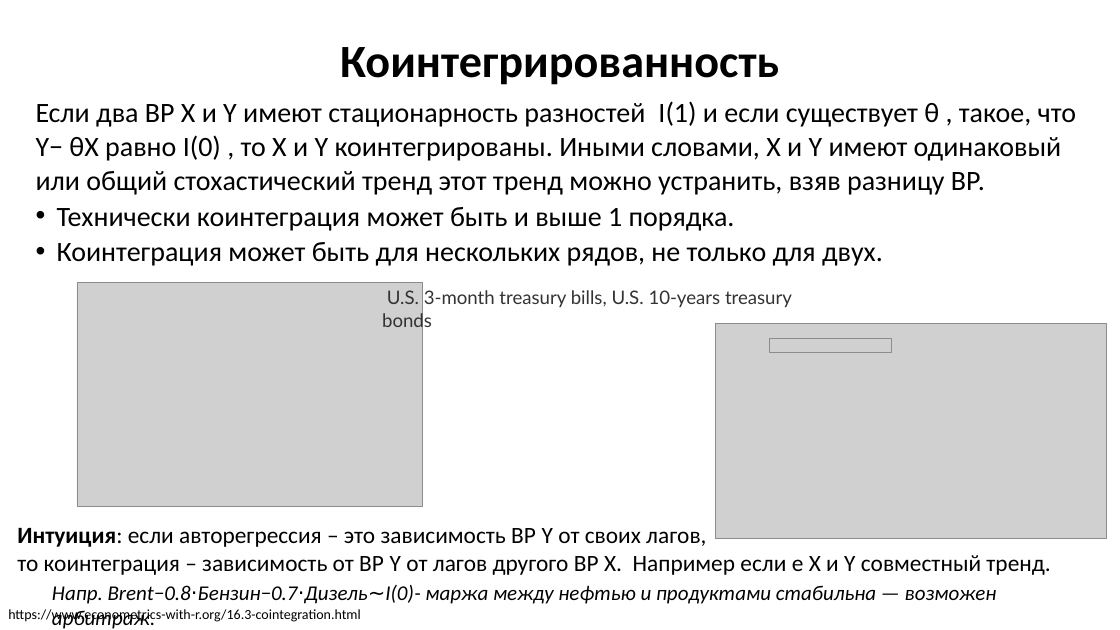
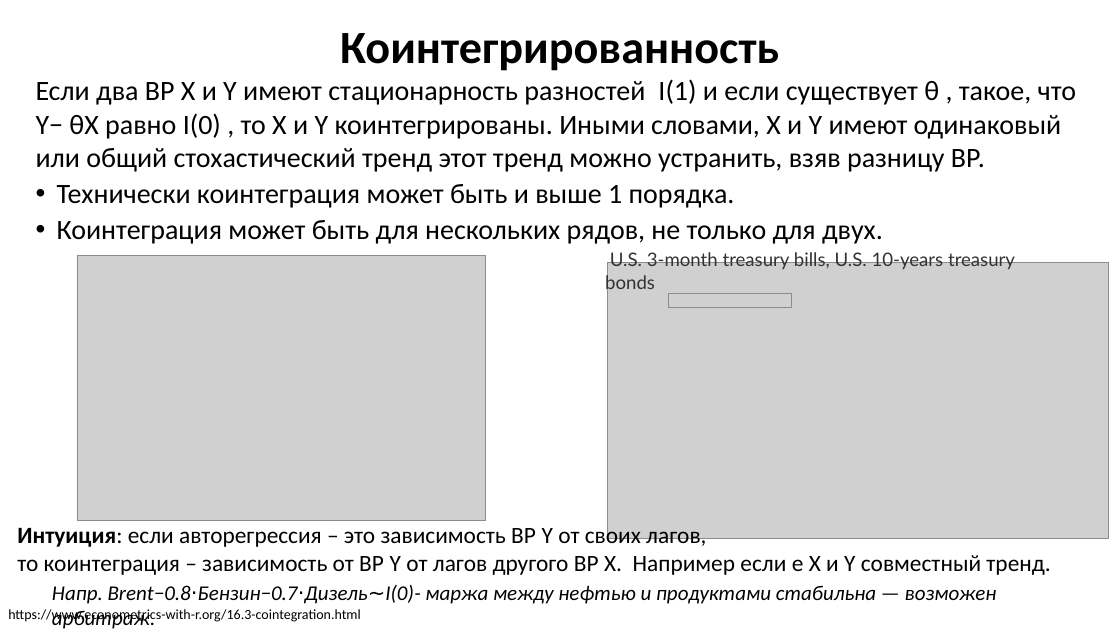
Before and after one commit to MVRonkin/TimeSeriesCourse, a slide deck: slide 7 of 2025/LEC/06-1 многомерные ВР.pptx. Drawn at 1120x630 pixels with LibreOffice and Linux fonts; fonts in the diff are those of the drawing; grey boxes stand for pictures. Boxes give left, top, right and bottom in pixels: in the first picture for what was removed or moved away, otherwise in the second. Text is boxed around its words. In the diff, an @@ line names an element or a change of style, - is before the commit and + after.

```diff
--- a/2025/LEC/06-1 многомерные ВР.pptx
+++ b/2025/LEC/06-1 многомерные ВР.pptx
@@ title "Коинтегрированность": place and size @@
-title "Коинтегрированность" at [340,47,779,85]
+title "Коинтегрированность" at [340,33,779,71]
@@ text "Если два ВР X и ...": place and size @@
-text "Если два ВР X и ..." at [36,101,1076,266]
+text "Если два ВР X и ..." at [36,79,1076,244]
@@ picture: place and size @@
-picture at [77,282,423,507]
+picture at [77,255,486,521]
@@ text "U.S. 3-month treasury bills, U.S. ...": place and size @@
-text "U.S. 3-month treasury bills, U.S. ..." at [387,290,792,308]
+text "U.S. 3-month treasury bills, U.S. ..." at [610,251,1015,269]
@@ picture: place and size @@
-picture at [716,323,1107,539]
+picture at [607,262,1109,539]
@@ picture: place and size @@
-picture at [770,339,892,353]
+picture at [669,293,791,308]
```
Also in this commit, not shown: 1 other slide changed, 3 other files.
